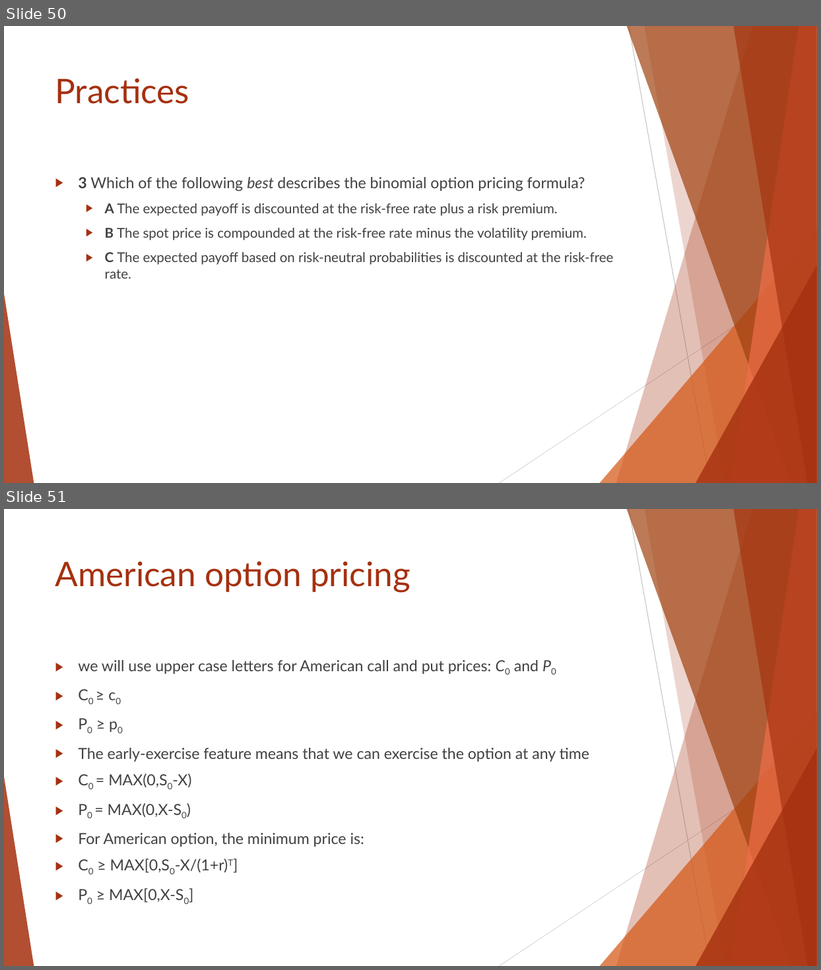
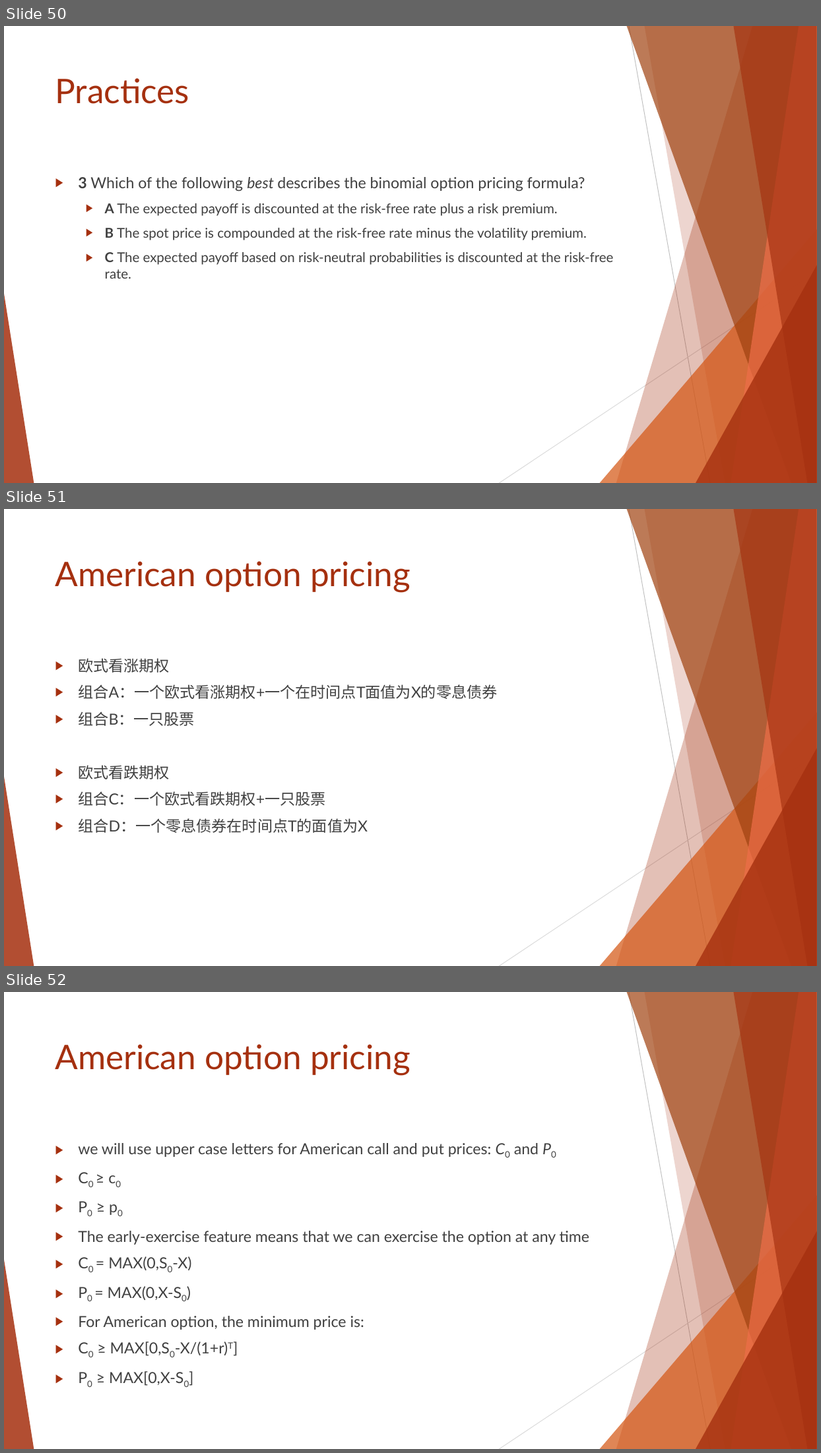
Before and after one commit to Isco0530/data, a slide deck: Reading 46.pptx. Shown one above the other, each under a label of ours: slides 50 and 51 before the commit, slides 50, 51 and 52 after it. The pictures are 821x970 and 821x1453 pixels, drawn with LibreOffice and Linux fonts; fonts in the diff are those of the drawing. Boxes give left, top, right and bottom in pixels: in the first picture for what was removed or moved away, otherwise in the second. Text is boxed around its words. In the diff, an @@ line names an element or a change of style, - is before the commit and + after.

```diff
--- a/Reading 46.pptx
+++ b/Reading 46.pptx
@@ slide 51 added at bbox=[4, 509, 817, 966], background #FFFFFF; not listed: 10 template elements that a slide beside it also shows @@
@@ title added at bbox=[55, 561, 411, 593], 40 pt, text #A5300F @@
+American option pricing
@@ text added at bbox=[78, 658, 497, 833], 18 pt, text #404040 @@
+▶ 欧式看涨期权
+▶ 组合A：一个欧式看涨期权+一个在时间点T面值为X的零息债券
+▶ 组合B：一只股票
+▶ 欧式看跌期权
+▶ 组合C：一个欧式看跌期权+一只股票
+▶ 组合D：一个零息债券在时间点T的面值为X
@@ what was slide 51 is now slide 52 @@
```
Also in this commit, not shown: 1 other slide added.
